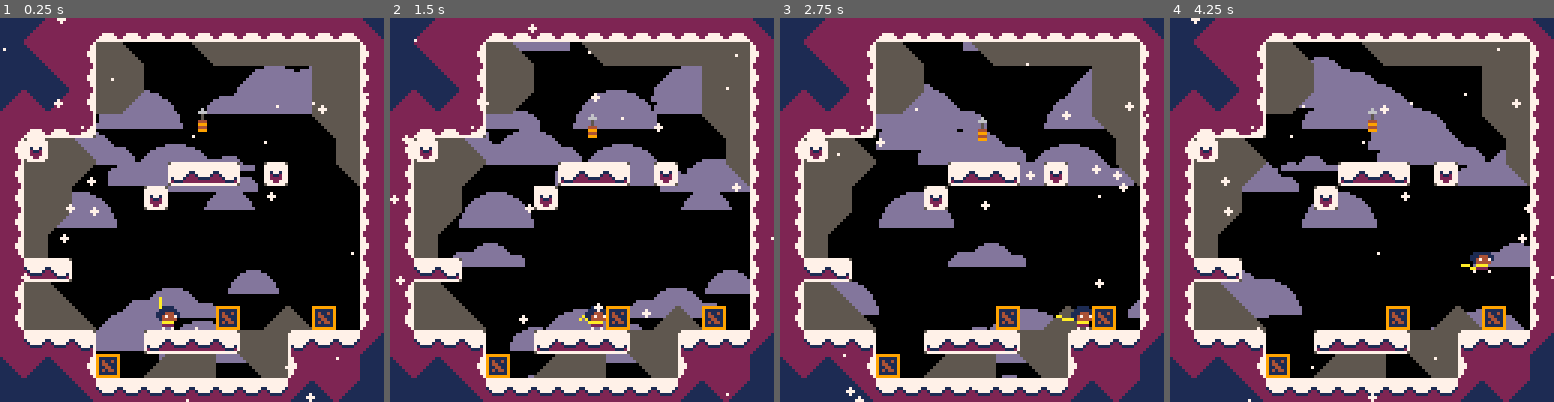
Above: before the commit, frames 1-4 (left to right).
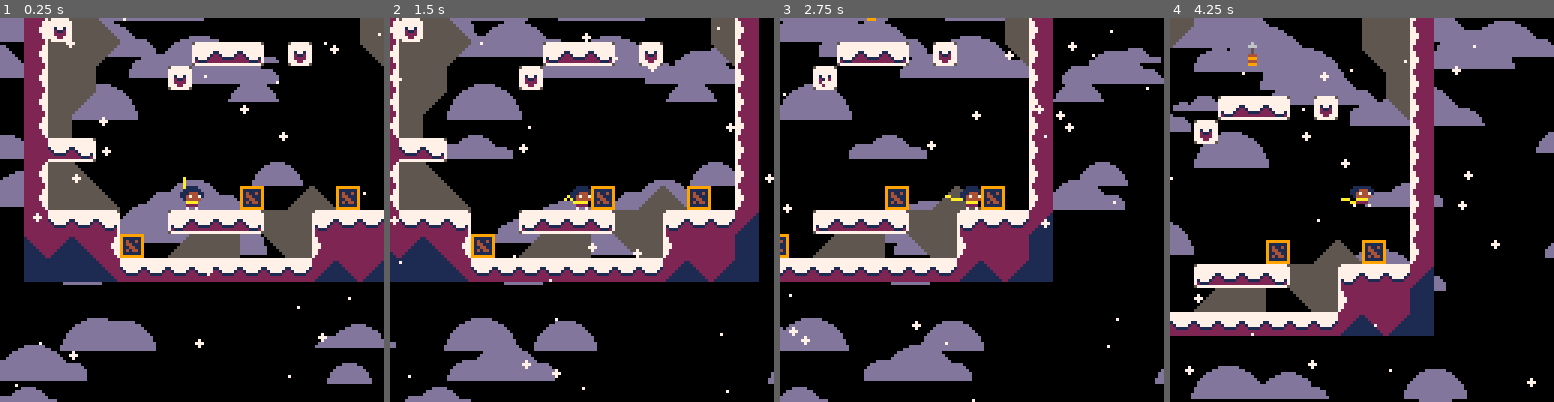
Above: after the commit, the same moments.

Repository: ExOK/Celeste2
Game: PICO-8 cartridge celeste2.p8
Two runs of this game, one before a commit and one after it. Both use one fixed random seed, a clock stepped at 60 frames per second and the inputs below.
Inputs:
- Up to frame 1 (0.25 s): no input
- Up to frame 2 (1.5 s): tap X (X key) at 0.33, 1.07 s; tap O (Z key) at 0.7 s
- Up to frame 3 (2.75 s): hold Right 1.6-2.1 s; tap O (Z key) at 1.7, 2.1, 2.5 s; tap X (X key) at 1.85 s; hold Up 2.15-2.42 s; hold Right from 2.47 s (still down)
- Up to frame 4 (4.25 s): tap O (Z key) every 0.4 s from 2.9 to 4.1 s; tap X (X key) at 2.97, 4.08 s; release Right at 3.03 s; hold Left 3.08-3.58 s; hold Down 3.63-3.97 s; hold Right from 4.02 s (still down)

The runs differ from the first frame. In frame 1, 79% of the frame differs, in the area x 0-100%, y 0-100%; in frame 2, 79%; in frame 3, 78%; in frame 4, 75%.

Commit message:
camera test

Diff:
--- a/celeste2.p8
+++ b/celeste2.p8
@@ -128,6 +128,9 @@
 -->8
 function _draw()
 
+	local camera_x = peek2(0x5f28)
+	local camera_y = peek2(0x5f2a)
+
 	-- clear screen
 	cls(0)
 
@@ -135,9 +138,9 @@
 	local cc = 13
 	for i=0,#clouds do
 		local c = clouds[i]
-		local x = c.x % (128 + c.s) - c.s / 2
-		local y = c.y
-		clip(x - c.s / 2, y - c.s / 2, c.s, c.s / 2)
+		local x = camera_x + (c.x - camera_x * 0.9) % (128 + c.s) - c.s / 2
+		local y = camera_y + (c.y - camera_y * 0.9) % (128 + c.s / 2)
+		clip(x - c.s / 2 - camera_x, y - c.s / 2 - camera_y, c.s, c.s / 2)
 		circfill(x, y, c.s / 3, cc)
 		if (i % 2 == 0) then
 			circfill(x - c.s / 3, y, c.s / 5, cc)
@@ -159,12 +162,13 @@
 
 	-- draw snow
 	for i=1,#snow do
-		circfill(snow[i].x % 132 - 2, snow[i].y % 132, i % 2, 7)
+		circfill(camera_x + (snow[i].x - camera_x * 0.5) % 132 - 2, camera_y + (snow[i].y - camera_y * 0.5) % 132, i % 2, 7)
 		snow[i].x += (4 - i % 4)
 		snow[i].y += sin(time() * 0.25 + i * 0.1)
 	end
 
 	-- debug
+	-- camera(0, 0)
 	-- print("cpu: " .. flr(stat(1) * 100) .. "/100", 9, 9, 4)
 	-- print("mem: " .. flr(stat(0)) .. "/2048", 9, 15, 4)
 end
--- a/player.lua
+++ b/player.lua
@@ -216,6 +216,7 @@
 	end
 	self.spr = self.tile + self.frame
 
+	camera(self.x - 64, self.y - 64)
 end
 
 player.on_collide_x = function(self, moved, target)
